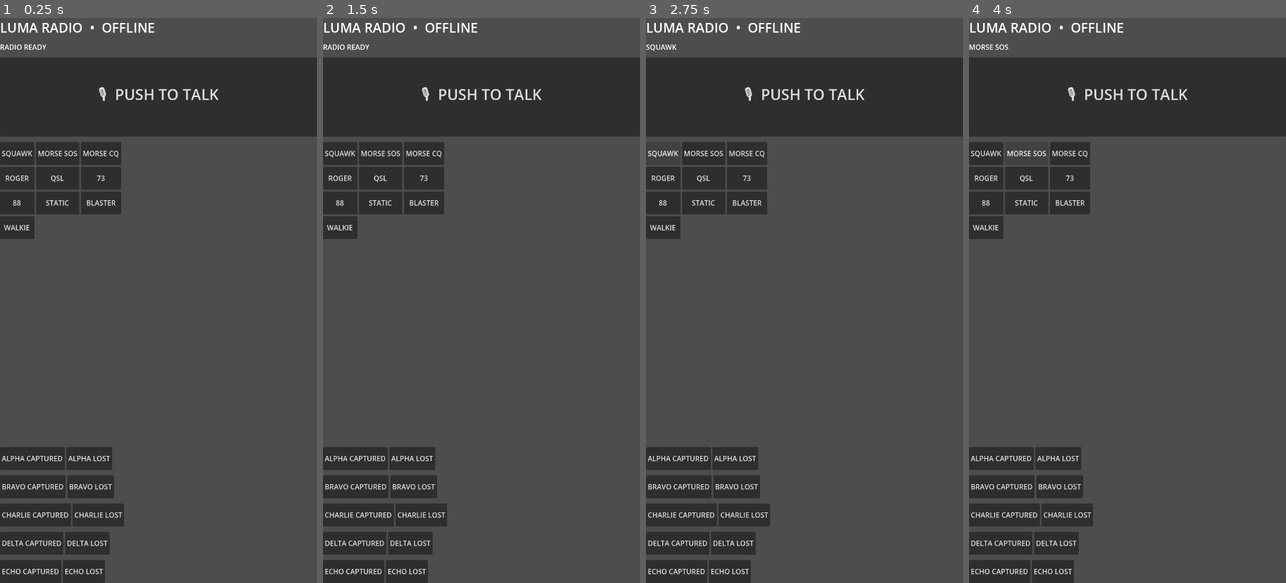
Above: before the commit, frames 1-4 (left to right).
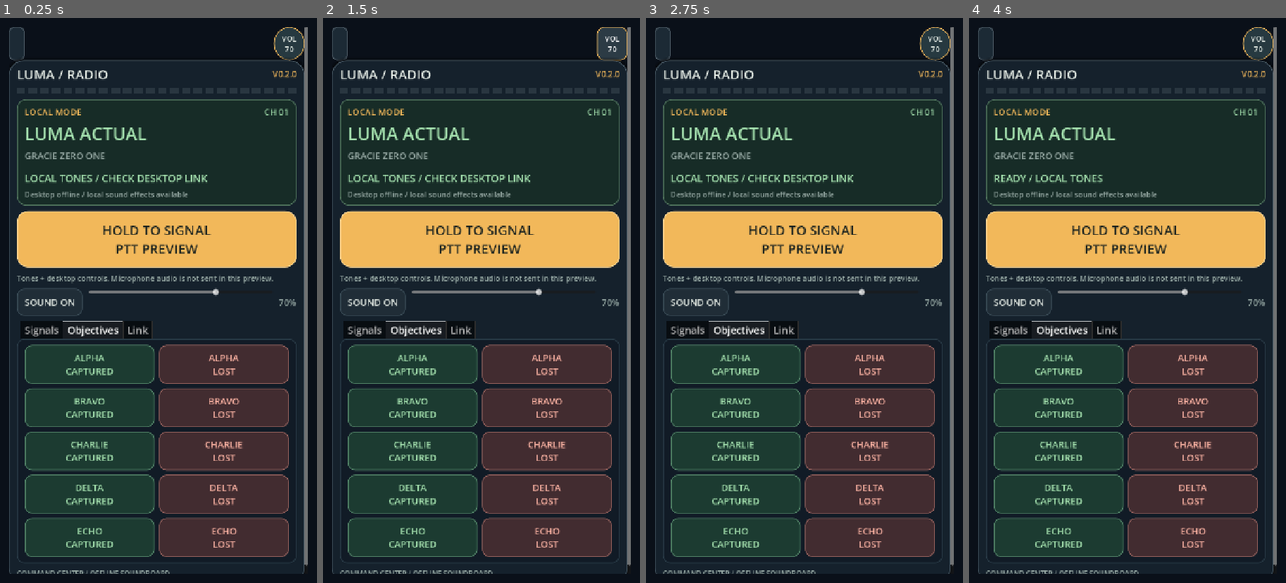
Above: after the commit, the same moments.

Repository: Tricky-Nerdy/LumaRadio
Game: Godot game, scene res://scenes/main.tscn
Same seed, same stepped clock (60 frames per second), same inputs: the game is played once before the commit and once after it.
Inputs (mouse positions are in pixels of both pictures, inside the frame that each line leads up to):
- Up to frame 1 (0.25 s): no input
- Up to frame 2 (1.5 s): click (611, 46) at 0.5 s, where only the run after the commit has a clickable "VOL 70"; click (611, 46) at 1.25 s, where only the run after the commit has a clickable "VOL OFF"
- Up to frame 3 (2.75 s): click (661, 153) at 2 s, where only the run before the commit has a clickable "SQUAWK"
- Up to frame 4 (4 s): click (1124, 238) at 2.75 s, where only the run after the commit has a clickable "HOLD TO SIGNAL PTT PREVIEW"; click (1026, 153) at 3.5 s, where only the run before the commit has a clickable "MORSE SOS"

The runs differ from the first frame. In frame 1, 86% of the frame differs, in the area x 0-100%, y 0-100%; in frame 2, 86%; in frame 3, 87%; in frame 4, 87%.

Commit message:
Add walkie-talkie Command Center preview and verified Android packaging

Diff:
--- /dev/null
+++ b/assets/radio-icon.svg
@@ -0,0 +1 @@
+<svg xmlns="http://www.w3.org/2000/svg" width="256" height="256" viewBox="0 0 256 256"><rect width="256" height="256" rx="56" fill="#0a1019"/><rect x="64" y="20" width="18" height="48" rx="8" fill="#52616b"/><rect x="174" y="44" width="24" height="30" rx="10" fill="#f2b85a"/><rect x="48" y="62" width="160" height="176" rx="30" fill="#202d37" stroke="#70848c" stroke-width="5"/><path d="M76 84h104m-104 10h104" stroke="#52616b" stroke-width="5"/><rect x="70" y="110" width="116" height="52" rx="9" fill="#172c27" stroke="#a5e2af" stroke-width="3"/><path d="M86 137h14l9-12 12 25 12-30 12 17h25" fill="none" stroke="#a5e2af" stroke-width="5" stroke-linejoin="round"/><rect x="70" y="177" width="116" height="33" rx="10" fill="#f2b85a"/><path d="M87 222h82" stroke="#70848c" stroke-width="4"/></svg>
--- a/project.godot
+++ b/project.godot
@@ -1,11 +1,16 @@
 config_version=5
 [application]
 config/name="LumaRadio"
+config/version="0.2.0"
+config/icon="res://assets/radio-icon.svg"
 run/main_scene="res://scenes/main.tscn"
 config/features=PackedStringArray("4.7", "Mobile")
 [display]
 window/size/viewport_width=720
 window/size/viewport_height=1280
+window/size/window_width_override=450
+window/size/window_height_override=800
+window/stretch/mode="canvas_items"
 window/handheld/orientation=1
 [rendering]
 renderer/rendering_method="gl_compatibility"
--- a/scripts/main.gd
+++ b/scripts/main.gd
@@ -1,66 +1,333 @@
 extends Control
+
+const VERSION := "0.2.0"
+const SIGNALS := ["SQUAWK", "MORSE SOS", "MORSE CQ", "ROGER", "QSL", "73", "88", "STATIC", "BLASTER", "WALKIE"]
+const POINTS := ["ALPHA", "BRAVO", "CHARLIE", "DELTA", "ECHO"]
+const INK := Color("e7eee7")
+const MUTED := Color("98aaa5")
+const AMBER := Color("f2b85a")
+const GREEN := Color("a5e2af")
+
 var player: AudioStreamPlayer
 var socket := WebSocketPeer.new()
 var radio_url := "ws://192.168.0.102:8765"
 var reconnect_at := 0
 var status: Label
+var connection: Label
+var link_detail: Label
+var ptt: Button
+var mute_button: Button
+var volume_knob: Button
+var volume_label: Label
+var settings_error: Label
+var holding_ptt := false
+var muted := false
+var volume := 70.0
+var last_link_state := -1
 var rng := RandomNumberGenerator.new()
 var telemetry_path := "user://lumaradio-telemetry.jsonl"
 var session_id := str(Time.get_unix_time_from_system())
-const SIGNALS := ["SQUAWK", "MORSE SOS", "MORSE CQ", "ROGER", "QSL", "73", "88", "STATIC", "BLASTER", "WALKIE"]
-const POINTS := ["ALPHA", "BRAVO", "CHARLIE", "DELTA", "ECHO"]
+
 func _ready() -> void:
     rng.randomize()
-    _connect_radio()
-    _event("session_start", {"platform": OS.get_name(), "version": "0.1.1"})
-    var panel := VBoxContainer.new()
-    panel.set_anchors_and_offsets_preset(Control.PRESET_FULL_RECT)
-    panel.add_theme_constant_override("separation", 12)
-    add_child(panel)
-    var heading := Label.new()
-    heading.text = "LUMA RADIO  •  OFFLINE"
-    heading.add_theme_font_size_override("font_size", 30)
-    panel.add_child(heading)
-    status = Label.new()
-    status.text = "RADIO READY"
-    panel.add_child(status)
+    var saved := ConfigFile.new()
+    if saved.load("user://radio-settings.cfg") == OK:
+        radio_url = str(saved.get_value("radio", "url", radio_url))
+        volume = clampf(float(saved.get_value("radio", "volume", volume)), 0, 100)
+    _build_ui()
     player = AudioStreamPlayer.new()
     add_child(player)
-    var mic := Button.new()
-    mic.text = "🎙  PUSH TO TALK"
-    mic.custom_minimum_size = Vector2(0, 180)
-    mic.add_theme_font_size_override("font_size", 34)
-    mic.button_down.connect(func(): _signal("WALKIE"); _send_radio("ptt", "down"))
-    mic.button_up.connect(func(): _send_radio("ptt", "up"))
-    panel.add_child(mic)
-    var grid := GridContainer.new()
-    grid.columns = 3
-    grid.size_flags_vertical = Control.SIZE_EXPAND_FILL
-    panel.add_child(grid)
-    for label in SIGNALS:
-        _button(grid, label, Callable(self, "_signal").bind(label))
+    _apply_volume()
+    _connect_radio()
+    _event("session_start", {"platform": OS.get_name(), "version": VERSION})
+
+func _surface(fill: Color, edge: Color, radius: int = 16) -> StyleBoxFlat:
+    var box := StyleBoxFlat.new()
+    box.bg_color = fill
+    box.border_color = edge
+    box.set_border_width_all(2)
+    box.set_corner_radius_all(radius)
+    box.content_margin_left = 18
+    box.content_margin_right = 18
+    box.content_margin_top = 14
+    box.content_margin_bottom = 14
+    return box
+
+func _label(parent: Node, value: String, size: int = 22, color: Color = INK) -> Label:
+    var label := Label.new()
+    label.text = value
+    label.add_theme_font_size_override("font_size", size)
+    label.add_theme_color_override("font_color", color)
+    parent.add_child(label)
+    return label
+
+func _button(parent: Node, title: String, action: Callable) -> Button:
+    var button := Button.new()
+    button.text = title
+    button.custom_minimum_size.y = 62
+    button.size_flags_horizontal = Control.SIZE_EXPAND_FILL
+    button.add_theme_font_size_override("font_size", 21)
+    button.pressed.connect(action)
+    parent.add_child(button)
+    return button
+
+func _build_ui() -> void:
+    var theme := Theme.new()
+    theme.default_font_size = 22
+    theme.set_color("font_color", "Label", INK)
+    theme.set_color("font_color", "Button", INK)
+    theme.set_color("font_hover_color", "Button", Color.WHITE)
+    theme.set_color("font_pressed_color", "Button", Color.WHITE)
+    theme.set_stylebox("normal", "Button", _surface(Color("202d37"), Color("3b4d58")))
+    theme.set_stylebox("hover", "Button", _surface(Color("2c3b45"), AMBER))
+    theme.set_stylebox("pressed", "Button", _surface(Color("40534c"), GREEN))
+    theme.set_stylebox("focus", "Button", _surface(Color(0, 0, 0, 0), AMBER))
+    self.theme = theme
+    var background := ColorRect.new()
+    background.color = Color("0a1019")
+    background.set_anchors_and_offsets_preset(Control.PRESET_FULL_RECT)
+    add_child(background)
+    var margin := MarginContainer.new()
+    margin.set_anchors_and_offsets_preset(Control.PRESET_FULL_RECT)
+    for side in ["left", "right", "top", "bottom"]:
+        margin.add_theme_constant_override("margin_" + side, 20)
+    add_child(margin)
+    var scroll := ScrollContainer.new()
+    scroll.horizontal_scroll_mode = ScrollContainer.SCROLL_MODE_DISABLED
+    margin.add_child(scroll)
+    var shell := VBoxContainer.new()
+    shell.size_flags_horizontal = Control.SIZE_EXPAND_FILL
+    shell.add_theme_constant_override("separation", 0)
+    scroll.add_child(shell)
+    var hardware := HBoxContainer.new()
+    hardware.custom_minimum_size.y = 64
+    hardware.add_theme_constant_override("separation", 28)
+    shell.add_child(hardware)
+    var antenna := PanelContainer.new()
+    antenna.custom_minimum_size = Vector2(36, 64)
+    antenna.add_theme_stylebox_override("panel", _surface(Color("1c2a35"), Color("52616b"), 12))
+    hardware.add_child(antenna)
+    var spacer := Control.new()
+    spacer.size_flags_horizontal = Control.SIZE_EXPAND_FILL
+    hardware.add_child(spacer)
+    volume_knob = _button(hardware, "VOL\n" + str(int(volume)), _toggle_mute)
+    volume_knob.name = "VolumeKnob"
+    volume_knob.custom_minimum_size = Vector2(64, 64)
+    volume_knob.size_flags_horizontal = Control.SIZE_SHRINK_END
+    volume_knob.add_theme_font_size_override("font_size", 17)
+    volume_knob.add_theme_stylebox_override("normal", _surface(Color("263940"), AMBER, 36))
+    volume_knob.tooltip_text = "Toggle sound; use the volume slider below to adjust."
+    var casing := PanelContainer.new()
+    var casing_style := _surface(Color("15212c"), Color("4c5e6a"), 32)
+    casing_style.shadow_color = Color(0, 0, 0, 0.5)
+    casing_style.shadow_size = 8
+    casing_style.content_margin_top = 10
+    casing_style.content_margin_bottom = 10
+    casing.add_theme_stylebox_override("panel", casing_style)
+    shell.add_child(casing)
+    var body := VBoxContainer.new()
+    body.size_flags_horizontal = Control.SIZE_EXPAND_FILL
+    body.add_theme_constant_override("separation", 12)
+    casing.add_child(body)
+    var header := HBoxContainer.new()
+    body.add_child(header)
+    var brand := _label(header, "LUMA / RADIO", 30)
+    brand.size_flags_horizontal = Control.SIZE_EXPAND_FILL
+    _label(header, "V" + VERSION, 19, AMBER)
+    var grille := HBoxContainer.new()
+    grille.add_theme_constant_override("separation", 7)
+    body.add_child(grille)
+    for i in 24:
+        var bar := ColorRect.new()
+        bar.color = Color("293640")
+        bar.custom_minimum_size.y = 12
+        bar.size_flags_horizontal = Control.SIZE_EXPAND_FILL
+        grille.add_child(bar)
+    var screen := PanelContainer.new()
+    screen.add_theme_stylebox_override("panel", _surface(Color("172c27"), Color("50745d"), 20))
+    body.add_child(screen)
+    var display := VBoxContainer.new()
+    display.add_theme_constant_override("separation", 8)
+    screen.add_child(display)
+    var top := HBoxContainer.new()
+    display.add_child(top)
+    connection = _label(top, "LOCAL MODE", 20, AMBER)
+    connection.name = "ConnectionStatus"
+    connection.size_flags_horizontal = Control.SIZE_EXPAND_FILL
+    _label(top, "CH 01", 20, GREEN)
+    _label(display, "LUMA ACTUAL", 40, GREEN)
+    _label(display, "GRACIE ZERO ONE", 21, MUTED)
+    var rule := HSeparator.new()
+    display.add_child(rule)
+    status = _label(display, "READY / LOCAL TONES", 23, GREEN)
+    status.name = "ActionStatus"
+    status.autowrap_mode = TextServer.AUTOWRAP_WORD_SMART
+    link_detail = _label(display, "Desktop control link: connecting", 17, MUTED)
+    link_detail.autowrap_mode = TextServer.AUTOWRAP_WORD_SMART
+    ptt = Button.new()
+    ptt.name = "PushToSignal"
+    ptt.text = "HOLD TO SIGNAL\nPTT PREVIEW"
+    ptt.custom_minimum_size.y = 128
+    ptt.focus_mode = Control.FOCUS_NONE
+    ptt.add_theme_font_size_override("font_size", 30)
+    ptt.add_theme_color_override("font_color", Color("17201e"))
+    ptt.add_theme_color_override("font_hover_color", Color("17201e"))
+    ptt.add_theme_color_override("font_pressed_color", Color("102017"))
+    ptt.add_theme_stylebox_override("normal", _surface(AMBER, Color("ffd997"), 24))
+    ptt.add_theme_stylebox_override("hover", _surface(Color("ffcc79"), Color("ffe0a5"), 24))
+    ptt.add_theme_stylebox_override("pressed", _surface(GREEN, Color("d0f4d5"), 24))
+    ptt.button_down.connect(_press_ptt)
+    ptt.button_up.connect(_release_ptt)
+    body.add_child(ptt)
+    var boundary := _label(body, "Tones + desktop controls. Microphone audio is not sent in this preview.", 17, MUTED)
+    boundary.autowrap_mode = TextServer.AUTOWRAP_WORD_SMART
+    var volume_row := HBoxContainer.new()
+    volume_row.add_theme_constant_override("separation", 14)
+    body.add_child(volume_row)
+    mute_button = _button(volume_row, "SOUND ON", _toggle_mute)
+    mute_button.name = "SoundToggle"
+    mute_button.size_flags_horizontal = Control.SIZE_SHRINK_BEGIN
+    var slider := HSlider.new()
+    slider.name = "Volume"
+    slider.min_value = 0
+    slider.max_value = 100
+    slider.value = volume
+    slider.size_flags_horizontal = Control.SIZE_EXPAND_FILL
+    slider.custom_minimum_size.x = 120
+    slider.value_changed.connect(_set_volume)
+    volume_row.add_child(slider)
+    volume_label = _label(volume_row, str(int(volume)) + "%", 20, MUTED)
+    var tabs := TabContainer.new()
+    tabs.name = "RadioControls"
+    tabs.add_theme_font_size_override("font_size", 23)
+    tabs.add_theme_stylebox_override("panel", _surface(Color("111b26"), Color("293b47")))
+    body.add_child(tabs)
+    var signals := GridContainer.new()
+    signals.name = "Signals"
+    signals.columns = 3
+    signals.add_theme_constant_override("h_separation", 10)
+    signals.add_theme_constant_override("v_separation", 10)
+    tabs.add_child(signals)
+    for title in SIGNALS:
+        var button := _button(signals, title, Callable(self, "_signal").bind(title))
+        button.name = title.replace(" ", "_")
+    var objectives := GridContainer.new()
+    objectives.name = "Objectives"
+    objectives.columns = 2
+    objectives.add_theme_constant_override("h_separation", 10)
+    objectives.add_theme_constant_override("v_separation", 10)
+    tabs.add_child(objectives)
     for point in POINTS:
-        var row := HBoxContainer.new()
-        panel.add_child(row)
-        _button(row, point + " CAPTURED", Callable(self, "_objective").bind(point, true))
-        _button(row, point + " LOST", Callable(self, "_objective").bind(point, false))
-func _button(parent: Node, title: String, action: Callable) -> void:
-    var b := Button.new()
-    b.text = title
-    b.custom_minimum_size.y = 52
-    b.pressed.connect(action)
-    parent.add_child(b)
+        var captured := _button(objectives, point + "\nCAPTURED", Callable(self, "_objective").bind(point, true))
+        captured.name = point + "_CAPTURED"
+        captured.add_theme_color_override("font_color", GREEN)
+        captured.add_theme_stylebox_override("normal", _surface(Color("1c3b31"), Color("528468")))
+        captured.add_theme_stylebox_override("pressed", _surface(Color("3e7455"), GREEN))
+        var lost := _button(objectives, point + "\nLOST", Callable(self, "_objective").bind(point, false))
+        lost.name = point + "_LOST"
+        lost.add_theme_color_override("font_color", Color("ffb5a5"))
+        lost.add_theme_stylebox_override("normal", _surface(Color("422c30"), Color("97625d")))
+        lost.add_theme_stylebox_override("pressed", _surface(Color("7d4246"), Color("ffc8ae")))
+    var link := VBoxContainer.new()
+    link.name = "Link"
+    link.add_theme_constant_override("separation", 12)
+    tabs.add_child(link)
+    var explanation := _label(link, "Connect to your desktop radio receiver over Wi-Fi. Sound effects work without a connection.", 20, MUTED)
+    explanation.autowrap_mode = TextServer.AUTOWRAP_WORD_SMART
+    _button(link, "SET DESKTOP LINK", _show_link_settings)
+    _button(link, "RECONNECT", _connect_radio)
+    tabs.current_tab = 1
+    _label(body, "COMMAND CENTER / OFFLINE SOUNDBOARD", 16, MUTED)
+
+func _press_ptt() -> void:
+    if holding_ptt:
+        return
+    holding_ptt = true
+    _signal("WALKIE")
+    var sent := _send_radio("ptt", "down")
+    ptt.text = "RELEASE TO END\nSIGNAL ACTIVE"
+    status.text = "PTT CONTROL SENT" if sent else "LOCAL TONE ONLY"
+    _event("ptt", {"pressed": true, "sent": sent})
+
+func _release_ptt() -> void:
+    if not holding_ptt:
+        return
+    holding_ptt = false
+    var sent := _send_radio("ptt", "up")
+    ptt.text = "HOLD TO SIGNAL\nPTT PREVIEW"
+    status.text = "READY / CONTROL LINK" if socket.get_ready_state() == WebSocketPeer.STATE_OPEN else "READY / LOCAL TONES"
+    _event("ptt", {"pressed": false, "sent": sent})
+
+func _toggle_mute() -> void:
+    muted = not muted
+    mute_button.text = "MUTED" if muted else "SOUND ON"
+    volume_knob.text = "VOL\nOFF" if muted else "VOL\n" + str(int(volume))
+    _apply_volume()
+
+func _set_volume(value: float) -> void:
+    volume = value
+    volume_label.text = str(int(volume)) + "%"
+    volume_knob.text = "VOL\nOFF" if muted else "VOL\n" + str(int(volume))
+    _apply_volume()
+    _save_settings()
+
+func _apply_volume() -> void:
+    if is_instance_valid(player):
+        player.volume_db = linear_to_db(volume / 100.0) if volume > 0 and not muted else -80.0
+
+func _save_settings() -> void:
+    var saved := ConfigFile.new()
+    saved.set_value("radio", "url", radio_url)
+    saved.set_value("radio", "volume", volume)
+    var error := saved.save("user://radio-settings.cfg")
+    if error != OK:
+        status.text = "SETTINGS NOT SAVED / " + str(error)
+
+func _show_link_settings() -> void:
+    var dialog := ConfirmationDialog.new()
+    dialog.title = "Desktop control link"
+    dialog.ok_button_text = "Connect"
+    var form := VBoxContainer.new()
+    form.add_theme_constant_override("separation", 14)
+    dialog.add_child(form)
+    _label(form, "Desktop WebSocket address", 21)
+    var entry := LineEdit.new()
+    entry.text = radio_url
+    entry.custom_minimum_size = Vector2(500, 60)
+    entry.add_theme_font_size_override("font_size", 21)
+    form.add_child(entry)
+    settings_error = _label(form, "", 18, AMBER)
+    dialog.dialog_hide_on_ok = false
+    dialog.confirmed.connect(func():
+        var url := entry.text.strip_edges()
+        if not (url.begins_with("ws://") or url.begins_with("wss://")):
+            settings_error.text = "Use a ws:// or wss:// desktop address."
+            return
+        _release_ptt()
+        socket.close()
+        radio_url = url
+        _save_settings()
+        _connect_radio()
+        dialog.queue_free()
+    )
+    dialog.canceled.connect(dialog.queue_free)
+    add_child(dialog)
+    dialog.popup_centered(Vector2i(560, 240))
+
 func _objective(point: String, captured: bool) -> void:
     status.text = point + (" CAPTURED" if captured else " LOST")
     _event("objective", {"point": point, "captured": captured})
     _send_radio("button", point + (" CAPTURED" if captured else " LOST"))
-    _play_pattern([880, 1175, 1568] if captured else [1568, 784, 392], 0.13)
-func _signal(label: String) -> void:
-    status.text = label
-    _event("sound_pressed", {"name": label})
-    _send_radio("button", label)
+    var pitch := 880 + POINTS.find(point) * 110
+    _play_pattern([pitch, pitch * 1.335, pitch * 1.782] if captured else [pitch * 1.782, pitch * 0.891, pitch * 0.445], 0.13)
+
+func _signal(title: String) -> void:
+    status.text = title
+    _event("sound_pressed", {"name": title})
+    _send_radio("button", title)
     var patterns := {"SQUAWK":[880,660,920], "MORSE SOS":[650,650,650,0,650,650,650], "MORSE CQ":[650,0,650,0,650], "ROGER":[900,1150], "QSL":[1000,700,1000], "73":[650,900,650], "88":[850,850,1100], "STATIC":[100,120,90,130], "BLASTER":[1300,800,400], "WALKIE":[400,1200,500]}
-    _play_pattern(patterns.get(label, [600]), 0.12)
+    _play_pattern(patterns.get(title, [600]), 0.12)
+
 func _play_pattern(tones: Array, duration: float) -> void:
     var sample_rate := 22050
     var samples := PackedByteArray()
@@ -100,22 +367,40 @@
 
 func _notification(what: int) -> void:
     if what == NOTIFICATION_WM_CLOSE_REQUEST:
+        _release_ptt()
         _event("session_end")
+    elif what == NOTIFICATION_APPLICATION_PAUSED or what == NOTIFICATION_WM_WINDOW_FOCUS_OUT:
+        if is_instance_valid(ptt):
+            _release_ptt()
 
 func _connect_radio() -> void:
+    if is_instance_valid(ptt):
+        _release_ptt()
+    socket.close()
     socket = WebSocketPeer.new()
-    var err := socket.connect_to_url(radio_url)
-    if err != OK:
-        reconnect_at = Time.get_ticks_msec() + 5000
+    var error := socket.connect_to_url(radio_url)
+    reconnect_at = Time.get_ticks_msec() + 5000
+    if error != OK and is_instance_valid(status):
+        status.text = "LOCAL TONES / CHECK DESKTOP LINK"
+    last_link_state = -1
 
 func _process(_delta: float) -> void:
     socket.poll()
-    if socket.get_ready_state() == WebSocketPeer.STATE_CLOSED and Time.get_ticks_msec() >= reconnect_at:
-        reconnect_at = Time.get_ticks_msec() + 5000
+    var state := socket.get_ready_state()
+    if state != last_link_state and is_instance_valid(connection):
+        last_link_state = state
+        var online := state == WebSocketPeer.STATE_OPEN
+        connection.text = "CONTROL LINK ONLINE" if online else "LOCAL MODE"
+        connection.add_theme_color_override("font_color", GREEN if online else AMBER)
+        link_detail.text = "Desktop controls connected / microphone off" if online else "Desktop offline / local sound effects available"
+        if not online:
+            _release_ptt()
+    if state == WebSocketPeer.STATE_CLOSED and Time.get_ticks_msec() >= reconnect_at:
         _connect_radio()
     while socket.get_ready_state() == WebSocketPeer.STATE_OPEN and socket.get_available_packet_count() > 0:
         socket.get_packet()
 
-func _send_radio(kind: String, value: String) -> void:
+func _send_radio(kind: String, value: String) -> bool:
     if socket.get_ready_state() == WebSocketPeer.STATE_OPEN:
-        socket.send_text(JSON.stringify({"type": kind, "value": value}))
+        return socket.send_text(JSON.stringify({"type": kind, "value": value})) == OK
+    return false
--- /dev/null
+++ b/tests/smoke_ui.gd
@@ -0,0 +1,71 @@
+extends SceneTree
+
+var failures: Array[String] = []
+
+func _initialize() -> void:
+    call_deferred("run")
+
+func check(value: bool, message: String) -> void:
+    if not value:
+        failures.append(message)
+        printerr("FAIL: " + message)
+
+func run() -> void:
+    root.size = Vector2i(450, 800)
+    root.content_scale_size = Vector2i(720, 1280)
+    root.content_scale_mode = Window.CONTENT_SCALE_MODE_CANVAS_ITEMS
+    var app: Control = load("res://scenes/main.tscn").instantiate()
+    root.add_child(app)
+    await process_frame
+    await process_frame
+    app.socket.close()
+    app.socket = WebSocketPeer.new()
+    await process_frame
+    check(app.connection.text == "LOCAL MODE", "Offline link must not appear connected")
+    var waveforms: Dictionary = {}
+    for point in app.POINTS:
+        for captured in [true, false]:
+            var button_name: String = point + ("_CAPTURED" if captured else "_LOST")
+            var button: Button = app.find_child(button_name, true, false)
+            check(button != null, "Missing " + button_name)
+            if button == null:
+                continue
+            button.pressed.emit()
+            check(app.status.text == point + (" CAPTURED" if captured else " LOST"), "Wrong action " + button_name)
+            var waveform: PackedByteArray = app.player.stream.data
+            var digest: String = waveform.hex_encode().sha256_text()
+            check(not waveforms.has(digest), "Objective tones must differ: " + button_name)
+            waveforms[digest] = true
+    check(waveforms.size() == 10, "All ten objective tones required")
+    var ptt: Button = app.find_child("PushToSignal", true, false)
+    ptt.button_down.emit()
+    check(app.holding_ptt, "PTT press state")
+    check(app.status.text == "LOCAL TONE ONLY", "PTT must disclose offline mode")
+    ptt.button_up.emit()
+    check(not app.holding_ptt, "PTT release state")
+    ptt.button_down.emit()
+    app._notification(Control.NOTIFICATION_APPLICATION_PAUSED)
+    check(not app.holding_ptt, "PTT must release when app pauses")
+    app._toggle_mute()
+    check(app.player.volume_db == -80.0, "Mute must affect playback")
+    app._toggle_mute()
+    app._set_volume(35.0)
+    check(absf(app.player.volume_db - linear_to_db(0.35)) < 0.001, "Volume must affect playback")
+    app._set_volume(70.0)
+    app._show_link_settings()
+    await process_frame
+    var dialog: ConfirmationDialog = app.get_child(app.get_child_count() - 1)
+    var entry: LineEdit = dialog.find_children("*", "LineEdit", true, false)[0]
+    entry.text = "https://invalid.example"
+    dialog.confirmed.emit()
+    check(is_instance_valid(dialog) and not app.settings_error.text.is_empty(), "Invalid desktop URL must stay in settings")
+    dialog.canceled.emit()
+    await process_frame
+    if OS.get_cmdline_user_args().has("--capture"):
+        await RenderingServer.frame_post_draw
+        var error: Error = root.get_texture().get_image().save_png("/home/trickynerdy/.local/state/luma-radio-ui-20261020/command-center.png")
+        check(error == OK, "Save visual review")
+    print("UI_SMOKE: 10 distinct objective controls and tones; PTT release/pause; offline status; volume/mute; URL validation. Failures: ", failures.size())
+    app.queue_free()
+    await process_frame
+    quit(0 if failures.is_empty() else 1)
Not shown, changed: export_presets.cfg
Not shown, changed: README.md
Not shown, added: tools/build-command-center.sh
Not shown, added: tools/fix_android_authority.py
